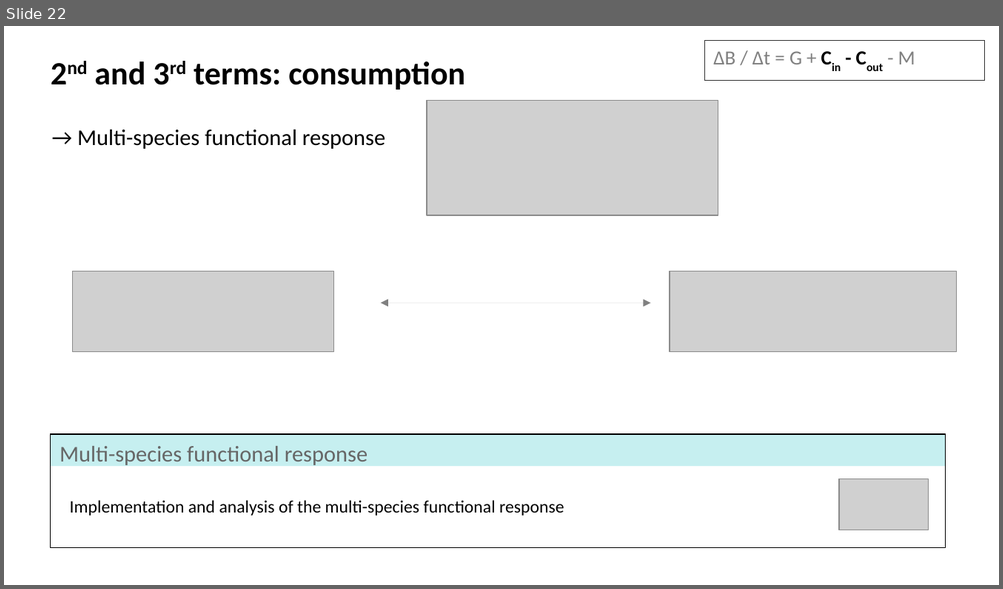
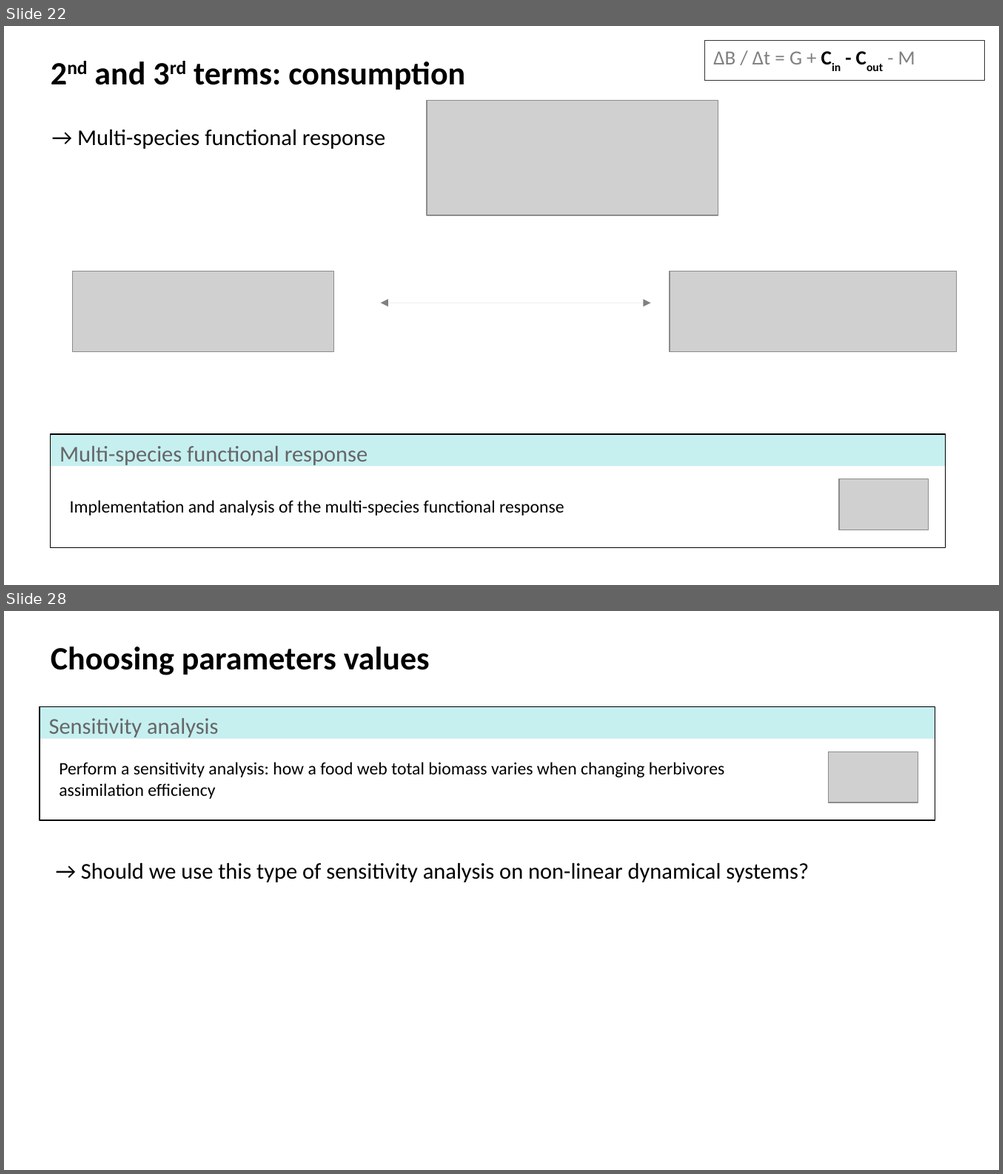
Before and after one commit to evadelmas/FoodwebsBioenergetics, a slide deck: slides.odp. Shown one above the other, each under a label of ours: slide 22 before the commit, slides 22 and 28 after it; the slides between them are not shown. The pictures are 1003x589 and 1003x1174 pixels, drawn with LibreOffice and Linux fonts; fonts in the diff are those of the drawing; grey boxes stand for pictures. Boxes give left, top, right and bottom in pixels: in the first picture for what was removed or moved away, otherwise in the second. Text is boxed around its words. In the diff, an @@ line names an element or a change of style, - is before the commit and + after.

```diff
--- a/slides.odp
+++ b/slides.odp
@@ slide 28 added at (4, 611, 999, 1170), background #FFFFFF @@
@@ text added at (51, 647, 430, 675), 26 pt, text #000000, bold @@
+Choosing parameters values
@@ rectangle added at (40, 706, 934, 738), fill #48CCD1 at 31% opacity @@
@@ rectangle added at (40, 706, 934, 820), outline #000000 0.79 pt, 18 pt, text #666666 @@
+Sensitivity analysis
@@ text added at (59, 762, 725, 799), 14 pt, text #000000 @@
+Perform a sensitivity analysis: how a food web total biomass varies when changing herbivores assimilation efficiency
@@ picture added at (828, 752, 917, 803) @@
@@ text added at (81, 863, 808, 883), 18 pt, text #000000 @@
+→ Should we use this type of sensitivity analysis on non-linear dynamical systems?
```
Also in this commit, not shown: 4 slides changed, 8 other slides added, 2 slides removed, 2 other files.
